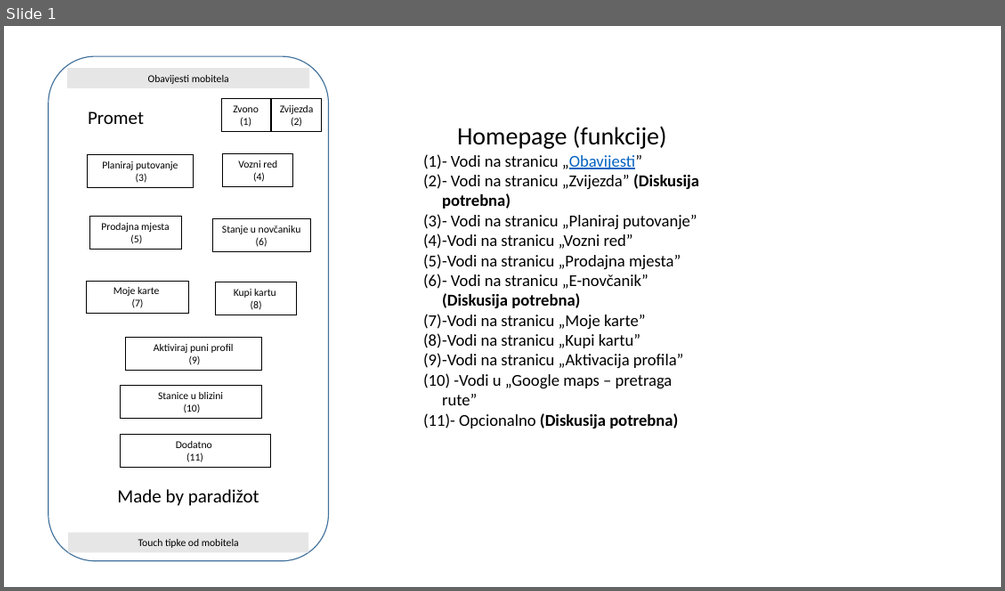
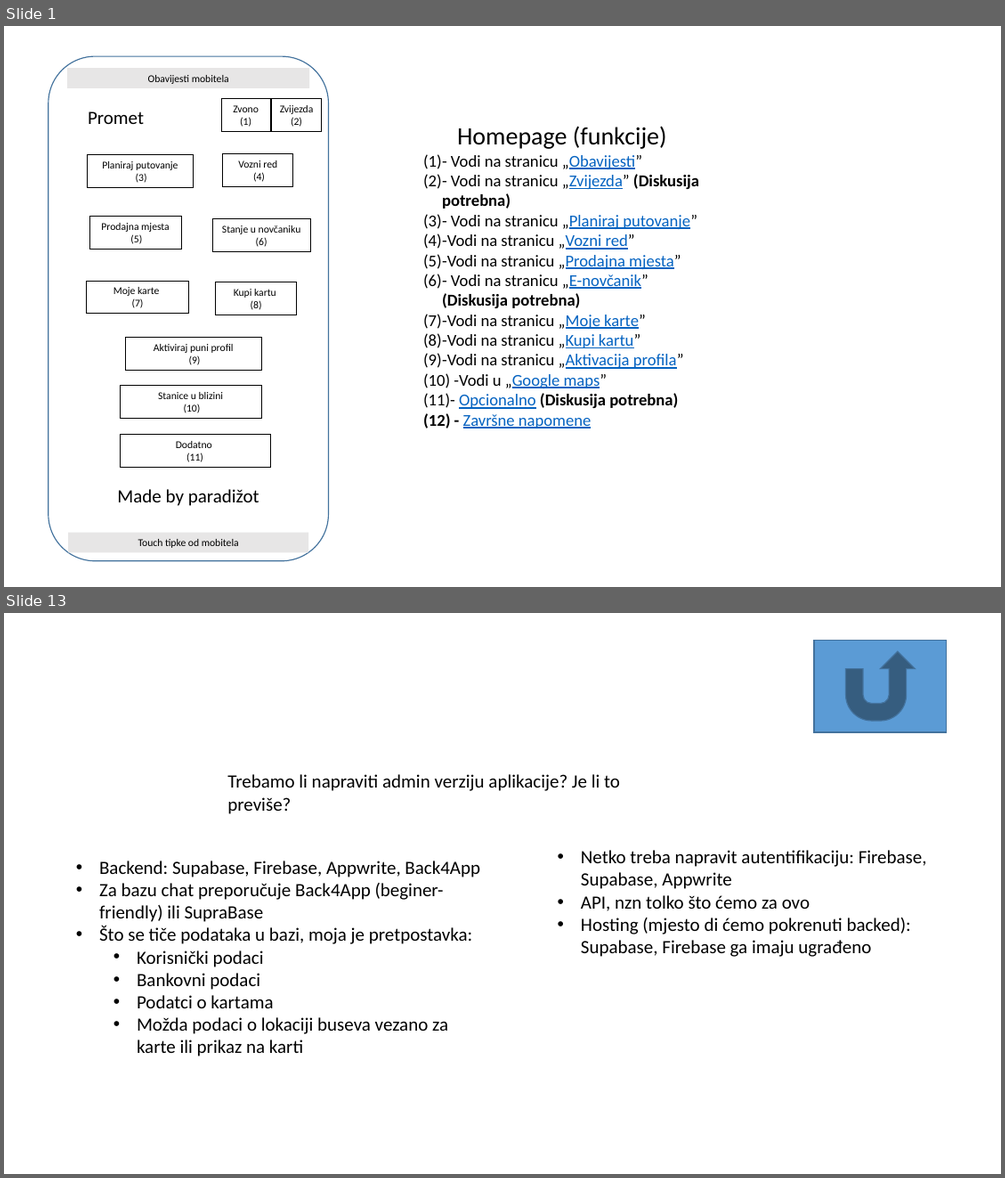
Before and after one commit to nibzard/2025-intro-swe, a slide deck: projects/paradizot-kcurcija-ekevic-ltomic-jvitaljic/Plan aplikacije.pptx. Shown one above the other, each under a label of ours: slide 1 before the commit, slides 1 and 13 after it; the slides between them are not shown. The pictures are 1005x591 and 1005x1178 pixels, drawn with LibreOffice and Linux fonts; fonts in the diff are those of the drawing. Boxes give left, top, right and bottom in pixels: in the first picture for what was removed or moved away, otherwise in the second. Text is boxed around its words. In the diff, an @@ line names an element or a change of style, - is before the commit and + after.

```diff
--- a/projects/paradizot-kcurcija-ekevic-ltomic-jvitaljic/Plan aplikacije.pptx
+++ b/projects/paradizot-kcurcija-ekevic-ltomic-jvitaljic/Plan aplikacije.pptx
@@ slide 13 added at bbox=[4, 613, 1001, 1174], background #FFFFFF @@
@@ action button return added at bbox=[814, 640, 947, 732], fill #5B9BD5, outline #43739E 1 pt @@
@@ text added at bbox=[227, 774, 620, 814], 18 pt, text #000000 @@
+Trebamo li napraviti admin verziju aplikacije? Je li to previše?
@@ text added at bbox=[581, 850, 927, 957], 18 pt, text #000000 @@
+• Netko treba napravit autentifikaciju: Firebase, Supabase, Appwrite
+• API, nzn tolko što ćemo za ovo
+• Hosting (mjesto di ćemo pokrenuti backed): Supabase, Firebase ga imaju ugrađeno
@@ text added at bbox=[99, 860, 480, 1056], 18 pt, text #000000 @@
+• Backend: Supabase, Firebase, Appwrite, Back4App
+• Za bazu chat preporučuje Back4App (beginer-friendly) ili SupraBase
+• Što se tiče podataka u bazi, moja je pretpostavka:
+  • Korisnički podaci
+  • Bankovni podaci
+  • Podatci o kartama
+  • Možda podaci o lokaciji buseva vezano za karte ili prikaz na karti
@@ slide 1 changed as well @@
@@ text at bbox=[423, 174, 699, 409]: text colour #000000 to #0563C1, underline on in "„Zvijezda”", "„Planiraj putovanje”", "„Vozni red”", "„Prodajna mjesta”" and 5 more places @@
@@ text at bbox=[453, 374, 607, 389]: text changed; text colour #000000 to #0563C1 @@
-(10) -Vodi u „Google maps – pretraga rute”
+(10) -Vodi u „Google maps”
@@ text at bbox=[463, 414, 591, 428]: paragraph added @@
+(12) - Završne napomene
```
Also in this commit, not shown: 11 other slides added, 1 slide removed.
